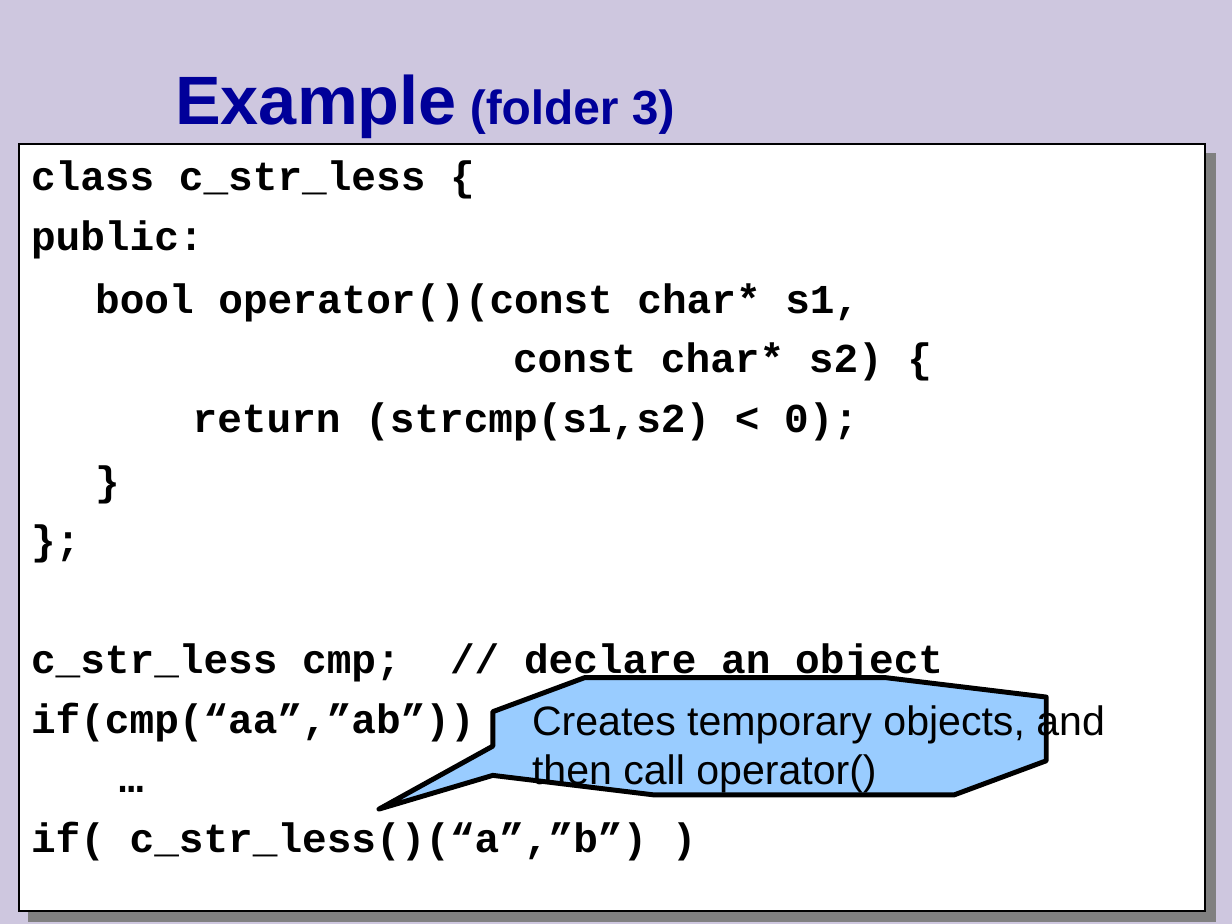
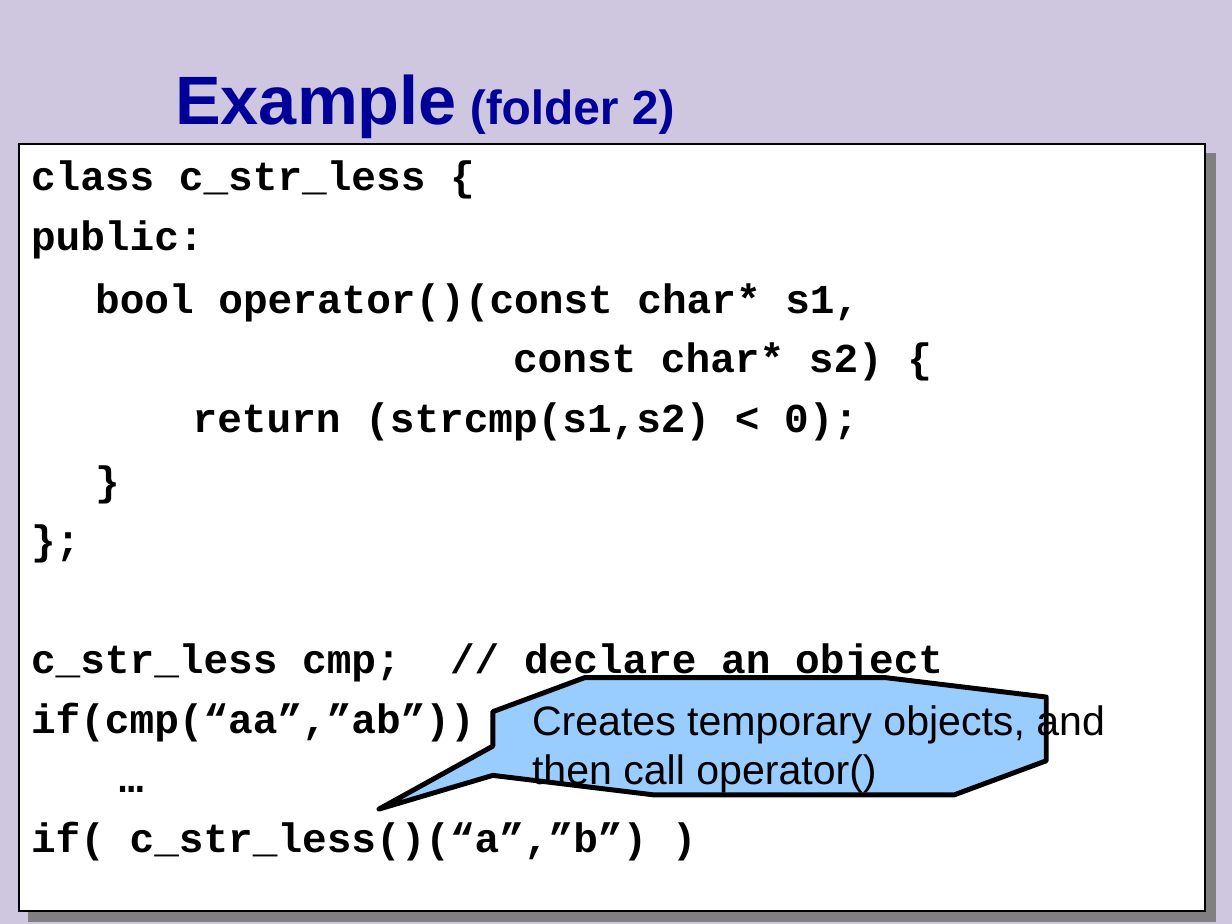
Before and after one commit to cpp-at-ariel/cpp-5778, a slide deck: slide 49 of week10-stl/slides-1-stl.odp. Drawn at 1232x924 pixels with LibreOffice and Linux fonts; fonts in the diff are those of the drawing. Boxes give left, top, right and bottom in pixels: in the first picture for what was removed or moved away, otherwise in the second. Text is boxed around its words. In the diff, an @@ line names an element or a change of style, - is before the commit and + after.

```diff
--- a/week10-stl/slides-1-stl.odp
+++ b/week10-stl/slides-1-stl.odp
@@ title at bbox=[175, 74, 675, 137]: text changed @@
-Example (folder 3)
+Example (folder 2)
```
Also in this commit, not shown: 7 other slides changed, 2 slides added, 1 slide removed, 38 other files.
